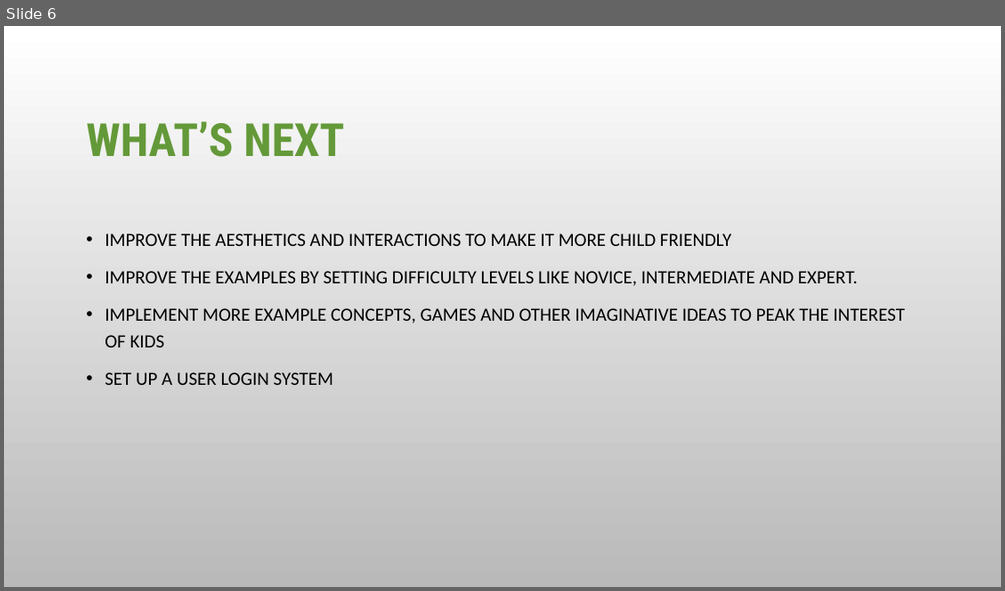
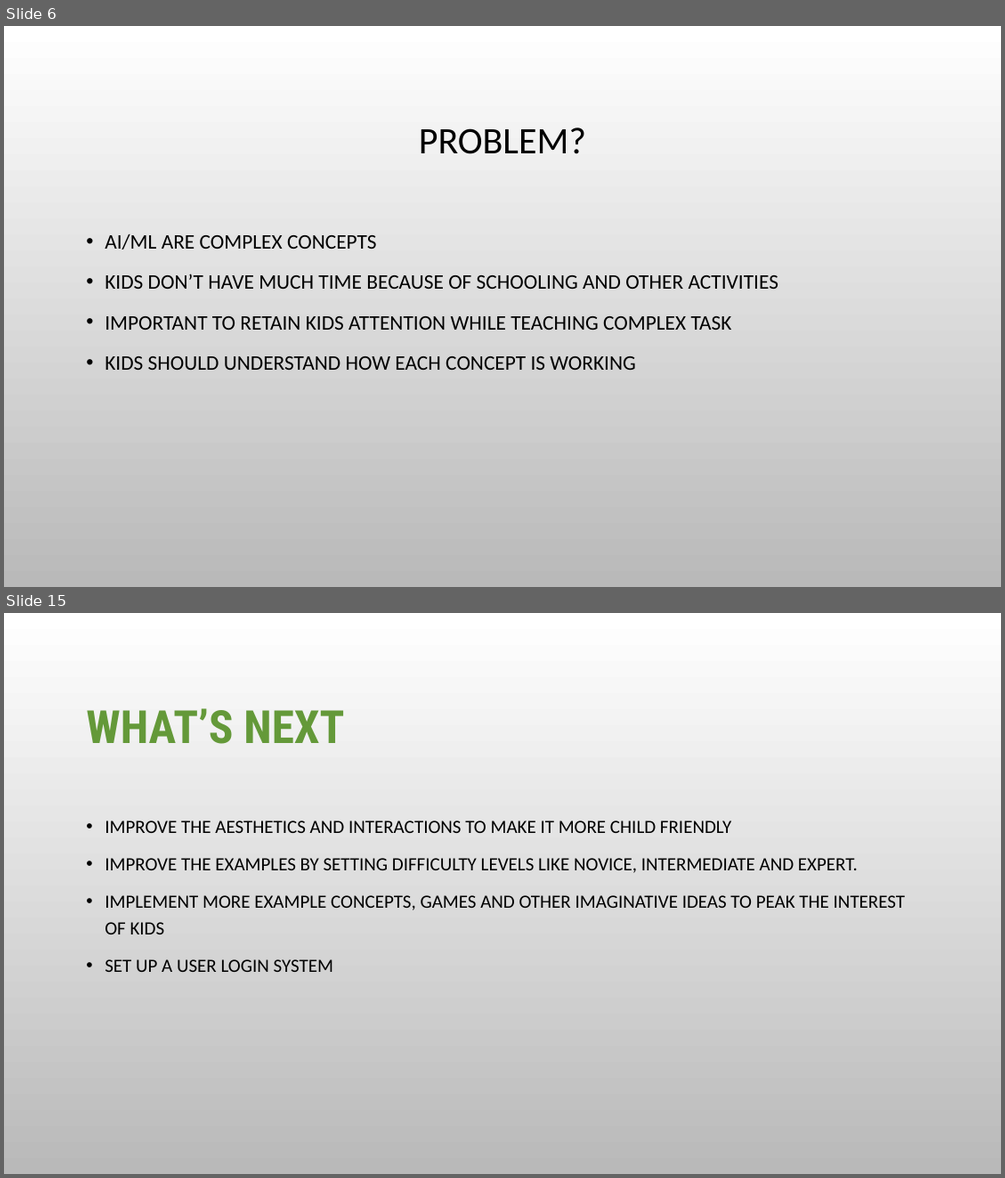
Before and after one commit to Aamir185/AI_Literacy_Tool_Capstone_T2_2020, a slide deck: Team_Contributions/Alwin/Pitch video/Pitch video slides.pptx. Shown one above the other, each under a label of ours: slide 6 before the commit, slides 6 and 15 after it; the slides between them are not shown. The pictures are 1005x591 and 1005x1178 pixels, drawn with LibreOffice and Linux fonts; fonts in the diff are those of the drawing; background and template pictures are left out. Boxes give left, top, right and bottom in pixels: in the first picture for what was removed or moved away, otherwise in the second. Text is boxed around its words. In the diff, an @@ line names an element or a change of style, - is before the commit and + after.

```diff
--- a/Team_Contributions/Alwin/Pitch video/Pitch video slides.pptx
+++ b/Team_Contributions/Alwin/Pitch video/Pitch video slides.pptx
@@ slide 6 added at [4,26,1001,587], background picture (left out) @@
@@ title added at [419,127,586,154], 36 pt, text #000000 @@
+PROBLEM?
@@ text added at [105,234,778,370], 20 pt, text #000000 @@
+• AI/ML ARE COMPLEX CONCEPTS
+• KIDS DON’T HAVE MUCH TIME BECAUSE OF SCHOOLING AND OTHER ACTIVITIES
+• IMPORTANT TO RETAIN KIDS ATTENTION WHILE TEACHING COMPLEX TASK
+• KIDS SHOULD UNDERSTAND HOW EACH CONCEPT IS WORKING
@@ what was slide 6 is now slide 15 @@
```
Also in this commit, not shown: 5 slides changed, 13 other slides added.
